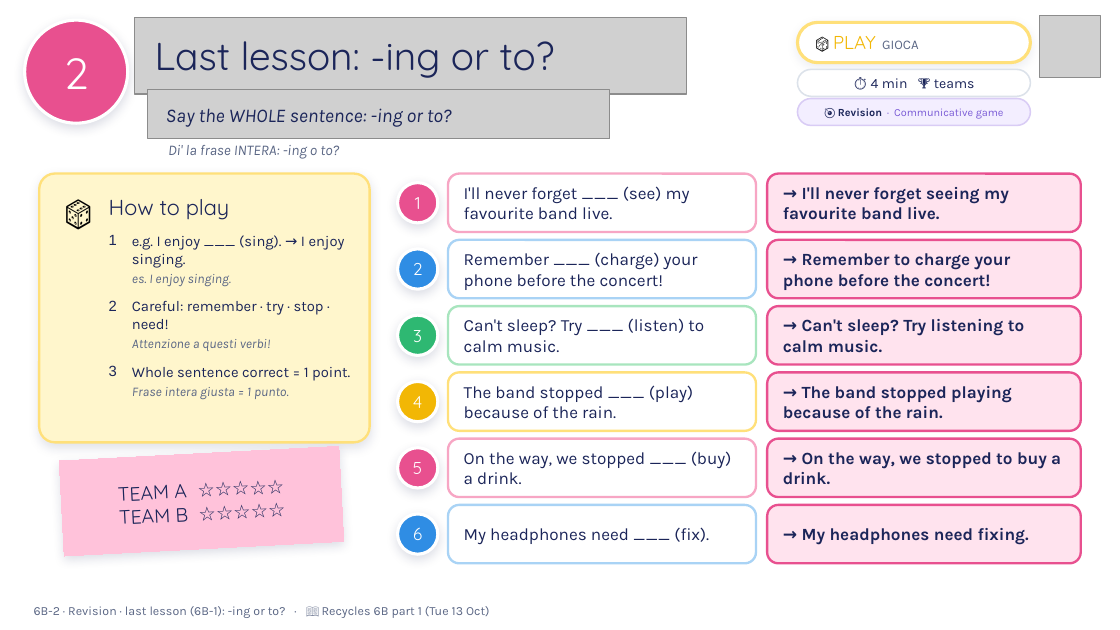
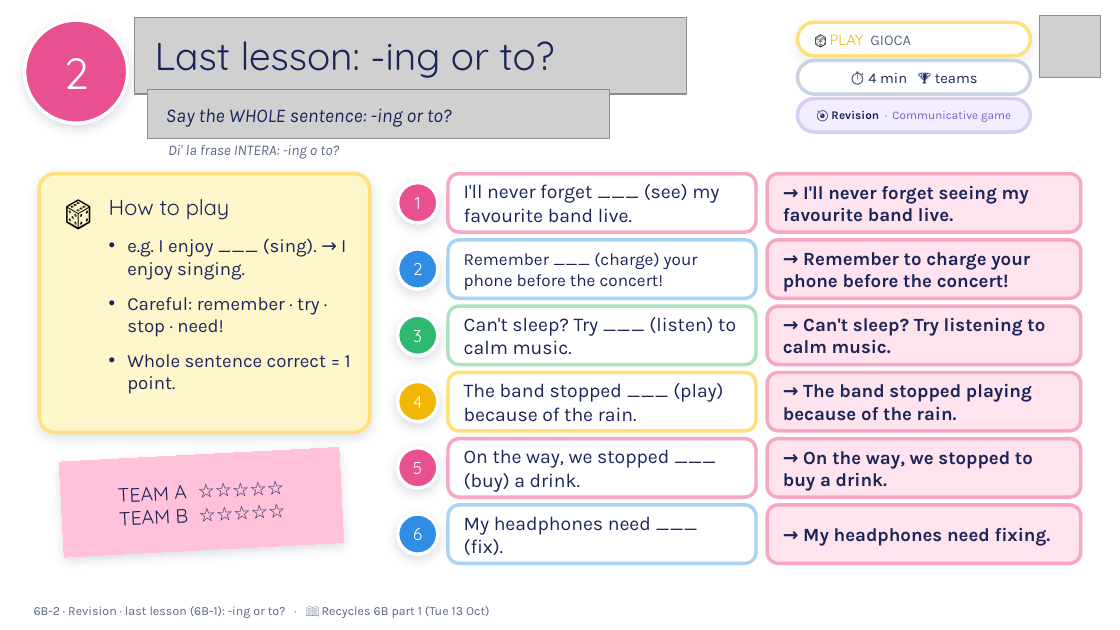
Before and after one commit to londonlanguageschool/Bagheria-, a slide deck: slide 2 of materials/B2/B2_6B-2_Music_to_my_ears.pptx. Drawn at 1120x630 pixels with LibreOffice and Linux fonts; fonts in the diff are those of the drawing; grey boxes stand for pictures; background and template pictures are left out. Boxes give left, top, right and bottom in pixels: in the first picture for what was removed or moved away, otherwise in the second. Text is boxed around its words. In the diff, an @@ line names an element or a change of style, - is before the commit and + after.

```diff
--- a/materials/B2/B2_6B-2_Music_to_my_ears.pptx
+++ b/materials/B2/B2_6B-2_Music_to_my_ears.pptx
@@ rounded rectangle "🎲 PLAY GIOCA": place and size @@
-rounded rectangle "🎲 PLAY GIOCA" at <box>797,22,1030,63</box>
+rounded rectangle "🎲 PLAY GIOCA" at <box>797,22,1030,56</box>
@@ rounded rectangle "🎲 PLAY GIOCA" at <box>797,22,1030,56</box>: size 11 to 9.5 pt in "🎲"; size 12 to 9.5 pt in "PLAY"; size 8.5 to 9.5 pt in "GIOCA"; outline #FFE07A 2 pt to #FFE07A 2.25 pt @@
@@ rounded rectangle "⏱ 4 min 🏆 teams": place and size @@
-rounded rectangle "⏱ 4 min 🏆 teams" at <box>797,69,1030,96</box>
+rounded rectangle "⏱ 4 min 🏆 teams" at <box>797,60,1030,94</box>
@@ rounded rectangle "⏱ 4 min 🏆 teams" at <box>797,60,1030,94</box>: size 9 to 9.5 pt; outline #DCE2EA 1 pt to #C9D3E2 2.25 pt @@
@@ rounded rectangle "🎯 Revision · Communicative game": place and size @@
-rounded rectangle "🎯 Revision · Communicative game" at <box>797,99,1030,125</box>
+rounded rectangle "🎯 Revision · Communicative game" at <box>797,99,1030,132</box>
@@ rounded rectangle "🎯 Revision · Communicative game" at <box>797,99,1030,132</box>: size 7 to 7.5 pt; outline #D9CCF5 1 pt to #D9CCF5 2.25 pt; proportions changed @@
@@ rounded rectangle: place and size @@
-rounded rectangle at <box>39,174,370,442</box>
+rounded rectangle at <box>39,174,370,432</box>
@@ rounded rectangle at <box>39,174,370,432</box>: outline #FFE07A 1.5 pt to #FFE07A 2.25 pt; proportions changed @@
@@ rounded rectangle "I'll never forget ___ (see) ..." at <box>448,174,756,232</box>: size 11 to 12.5 pt; outline #F7A6C4 1.5 pt to #F7A6C4 2.25 pt @@
@@ text "e.g. I enjoy ___ (sing). ..." at <box>127,238,351,394</box>: size 9.5 to 12 pt; bullet 1 to •; bullet 2 to •; more space between paragraphs; bullet 3 to • @@
@@ text at <box>132,274,231,286</box>: paragraph removed @@
-  es. I enjoy singing.
@@ rounded rectangle "Can't sleep? Try ___ (listen) ..." at <box>448,306,756,364</box>: size 11 to 12.5 pt; outline #A8E5BE 1.5 pt to #A8E5BE 2.25 pt @@
@@ text at <box>132,339,270,351</box>: paragraph removed @@
-  Attenzione a questi verbi!
@@ text at <box>132,387,289,399</box>: paragraph removed @@
-  Frase intera giusta = 1 punto.
@@ rounded rectangle "The band stopped ___ (play) ..." at <box>448,373,756,431</box>: size 11 to 12.5 pt; outline #FFE07A 1.5 pt to #FFE07A 2.25 pt @@
@@ rounded rectangle "On the way, we stopped ..." at <box>448,439,756,497</box>: size 11 to 12.5 pt; outline #F7A6C4 1.5 pt to #F7A6C4 2.25 pt @@
@@ rounded rectangle "My headphones need ___ (fix)." at <box>448,505,756,563</box>: size 11 to 12.5 pt; outline #A9D3F5 1.5 pt to #A9D3F5 2.25 pt @@
@@ size 11 to 12 pt; outline #E8508F 1.5 pt to #F7A6C4 2.25 pt in 6 elements at <box>767,174,1081,232</box>, <box>767,240,1081,298</box>, <box>767,306,1081,364</box>, <box>767,373,1081,431</box>, <box>767,439,1081,497</box>, <box>767,505,1081,563</box> @@
```
Also in this commit, not shown: 15 other slides changed, 4 slides added, 1 slide removed, 21 other files.
